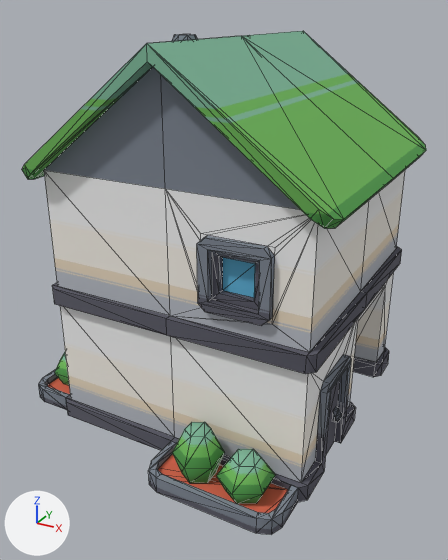
An edit to the glTF model assets/models/house-b.glb, drawn before and after from the same camera.
One viewpoint serves both versions: a camera (50 mm lens) standing at (0.746, -1.305, 1.0) and looking at (0.046, -0.033, 0.364). Arrows for +X, +Y and +Z are at lower left; the lights stay in place. The older version comes first. Mesh edges are drawn as thin lines. Where no turn or scale is listed for an object, it has been applied to the vertices. Vertices at exactly the same position are counted once.

Objects in the first picture: 'house-b'.
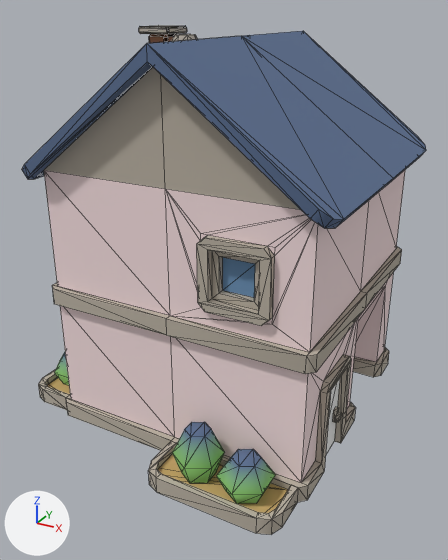
Where the newer file only moved an object's origin or applied its transform, the numbers keep the older frame.

Where the change shows, as pixel boxes (x1, y1, x2, y2) in the pictures (448 x 560 px):
'house-b', reshaped: before (22, 31, 426, 535); after (22, 25, 426, 535)
part 1 of me_house_b, added: after (149, 34, 176, 43)
part 2 of me_house_b, added: after (139, 25, 187, 34)
part 3 of me_house_b, recoloured: (22, 31, 426, 535) in both

The change, as a diff of the scene's bpy script:
```diff
--- a/assets/models/house-b.glb.py
+++ b/assets/models/house-b.glb.py
@@ mat_vertex_colors @@
+mat_vertex_colors = bpy.data.materials.new('vertex-colors')
+mat_vertex_colors.use_nodes = True; mat_vertex_colors.node_tree.nodes.clear()
+_N = mat_vertex_colors.node_tree.nodes; _L = mat_vertex_colors.node_tree.links
+n0 = _N.new('ShaderNodeBsdfPrincipled'); n0.name = 'Principled BSDF'
+n0.inputs[2].default_value = 1.0  # 'Roughness'
+n1 = _N.new('ShaderNodeOutputMaterial'); n1.name = 'Material Output'
+n2 = _N.new('ShaderNodeVertexColor'); n2.name = 'Color Attribute'
+_L.new(n0.outputs[0], n1.inputs[0])  # 'BSDF' to 'Surface'
+_L.new(n2.outputs[0], n0.inputs[0])  # 'Color' to 'Base Color'
@@ me_house_b @@
 # used by ob_house_b; location = (0.0, 0.0, 0.472)
-me_house_b.from_pydata(...)  # 556 vertices, 1030 faces; spans x -0.425..0.425, y -0.422..0.422, z -0.472..0.472
+me_house_b.from_pydata(...)  # 660 vertices, 1218 faces; spans x -0.425..0.425, y -0.422..0.422, z -0.472..0.488
+# me_house_b part 1: a new loose piece of 24 vertices spanning x -0.171..-0.116, y -0.015..0.04, z 0.047..0.472, in mat_vertex_colors
+# me_house_b part 2: a new loose piece of 24 vertices spanning x -0.186..-0.1, y -0.03..0.055, z 0.472..0.488, in mat_vertex_colors
+# me_house_b part 3: 1030 faces spanning x -0.425..0.425, y -0.422..0.422, z -0.472..0.472 switch from mat_palette_city_kit_suburban to mat_vertex_colors
+# other edits to the shape of me_house_b do not show in these pictures
```
